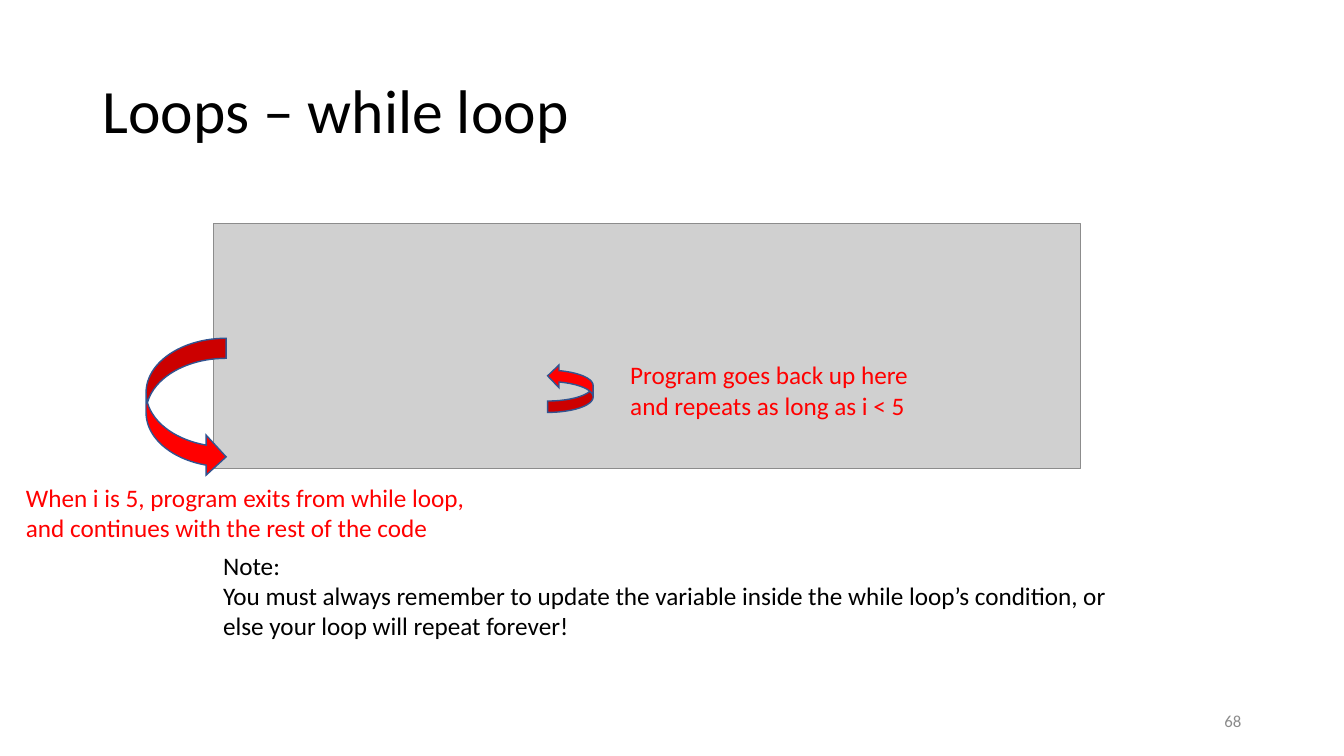
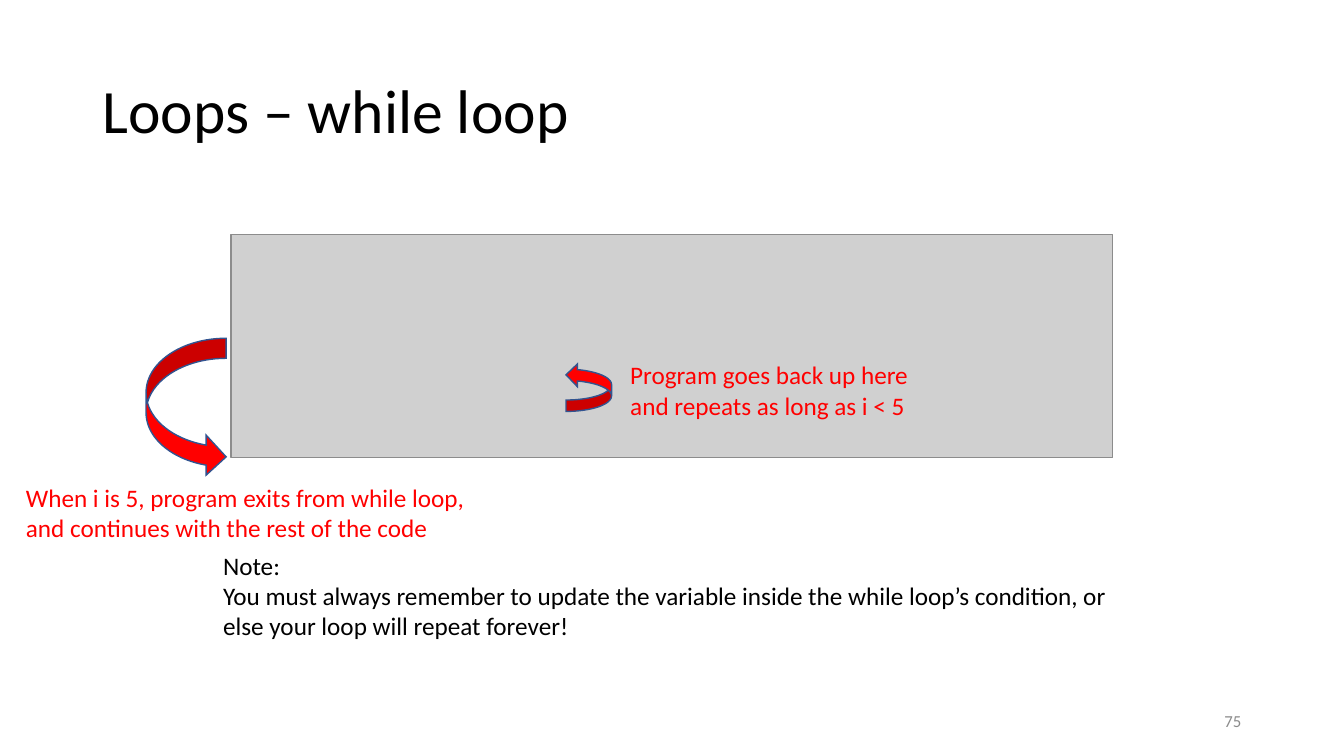
Before and after one commit to CodeIt-SADEAF/handout, a slide deck: slide 75 of Lesson1/L1_slides/L1_slides.pptx (slide 68 before the commit). Drawn at 1344x756 pixels with LibreOffice and Linux fonts; fonts in the diff are those of the drawing; grey boxes stand for pictures. Boxes give left, top, right and bottom in pixels: in the first picture for what was removed or moved away, otherwise in the second. Text is boxed around its words. In the diff, an @@ line names an element or a change of style, - is before the commit and + after.

```diff
--- a/Lesson1/L1_slides/L1_slides.pptx
+++ b/Lesson1/L1_slides/L1_slides.pptx
@@ picture: place and size @@
-picture at box(213, 223, 1080, 469)
+picture at box(231, 234, 1113, 458)
@@ curved right arrow: place and size @@
-curved right arrow at box(547, 365, 593, 413)
+curved right arrow at box(567, 364, 612, 412)
@@ page number at box(1224, 716, 1241, 727): text changed @@
-68
+75
```
Also in this commit, not shown: 9 other slides changed, 7 slides added, 7 other files.
